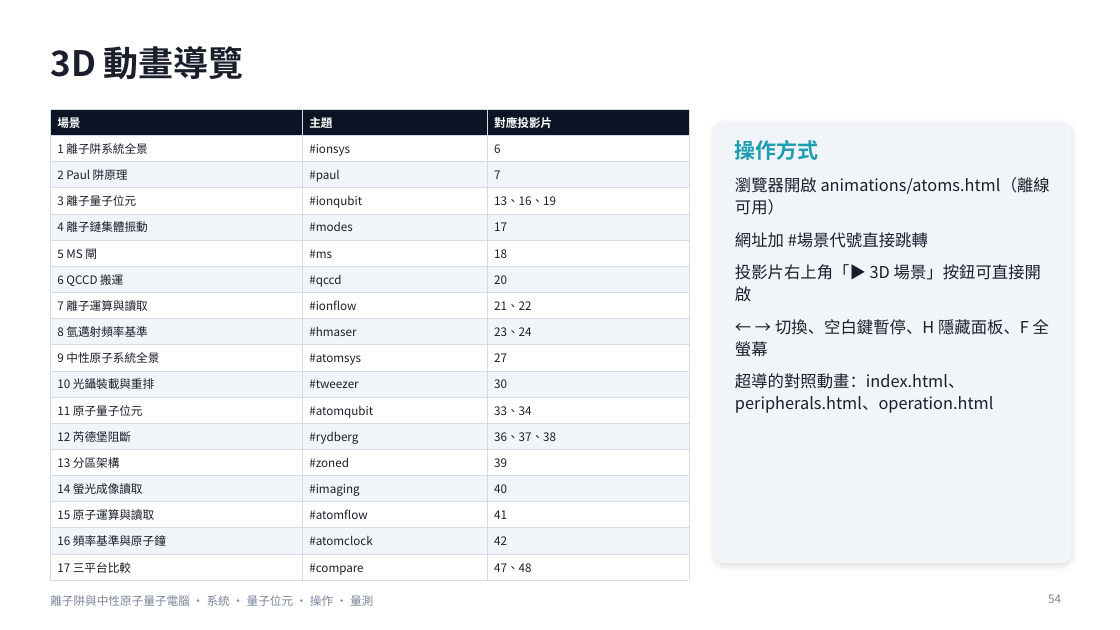
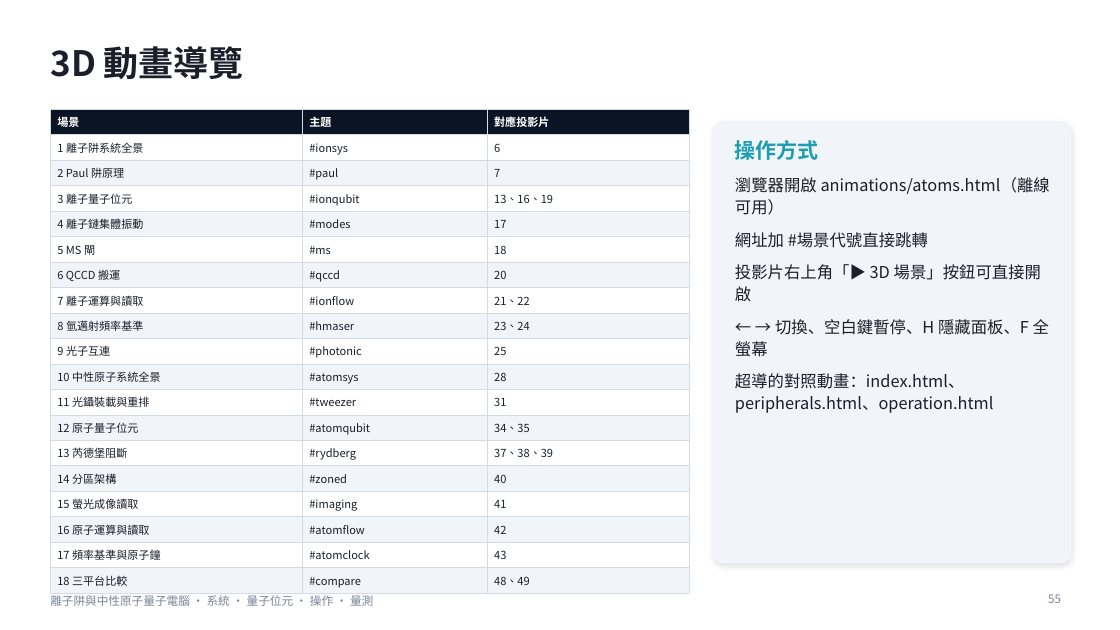
Before and after one commit to pcpcchen-coder/QuantumComputing, a slide deck: slide 55 of slides/Ion_NeutralAtom_Talk.pptx (slide 54 before the commit). Drawn at 1120x630 pixels with LibreOffice and Linux fonts; fonts in the diff are those of the drawing. Boxes give left, top, right and bottom in pixels: in the first picture for what was removed or moved away, otherwise in the second. Text is boxed around its words. In the diff, an @@ line names an element or a change of style, - is before the commit and + after.

```diff
--- a/slides/Ion_NeutralAtom_Talk.pptx
+++ b/slides/Ion_NeutralAtom_Talk.pptx
@@ table at (x1=50, y1=109, x2=689, y2=592) @@
-row 10: 9 中性原子系統全景 | #atomsys | 27
-row 11: 10 光鑷裝載與重排 | #tweezer | 30
-row 12: 11 原子量子位元 | #atomqubit | 33、34
-row 13: 12 芮德堡阻斷 | #rydberg | 36、37、38
-row 14: 13 分區架構 | #zoned | 39
-row 15: 14 螢光成像讀取 | #imaging | 40
-row 16: 15 原子運算與讀取 | #atomflow | 41
-row 17: 16 頻率基準與原子鐘 | #atomclock | 42
-row 18: 17 三平台比較 | #compare | 47、48
+row 10: 9 光子互連 | #photonic | 25
+row 11: 10 中性原子系統全景 | #atomsys | 28
+row 12: 11 光鑷裝載與重排 | #tweezer | 31
+row 13: 12 原子量子位元 | #atomqubit | 34、35
+row 14: 13 芮德堡阻斷 | #rydberg | 37、38、39
+row 15: 14 分區架構 | #zoned | 40
+row 16: 15 螢光成像讀取 | #imaging | 41
+row 17: 16 原子運算與讀取 | #atomflow | 42
+row 18: 17 頻率基準與原子鐘 | #atomclock | 43
+row 19: 18 三平台比較 | #compare | 48、49
@@ page number at (x1=1048, y1=594, x2=1061, y2=603): text changed @@
-54
+55
```
Also in this commit, not shown: 15 other slides changed, 1 slide added, 25 other files.
